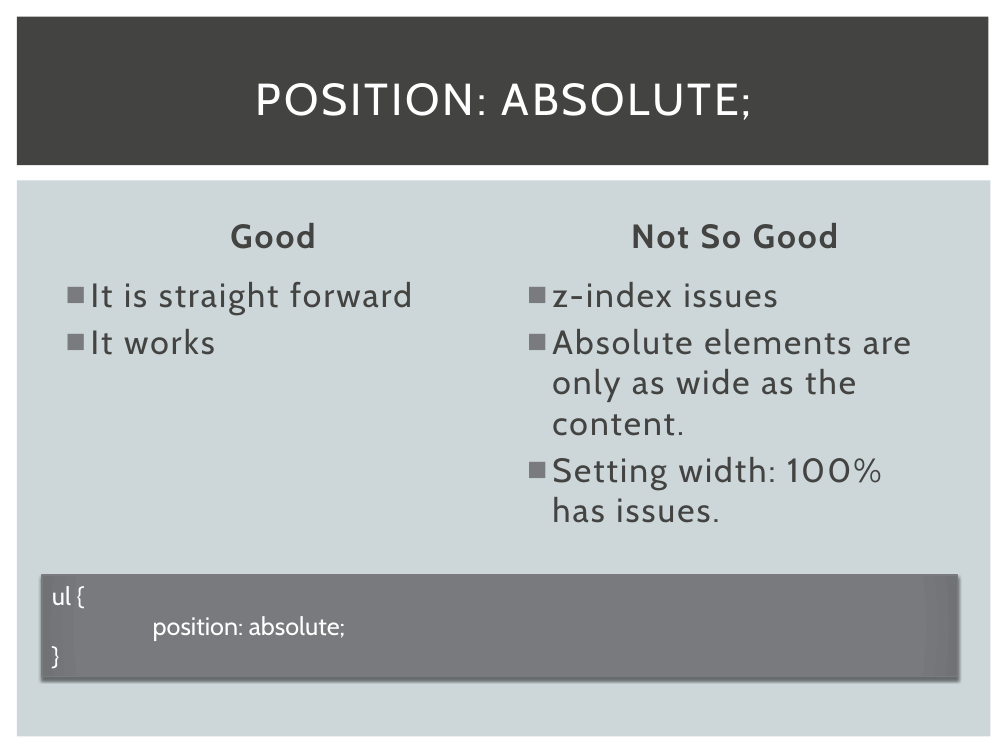
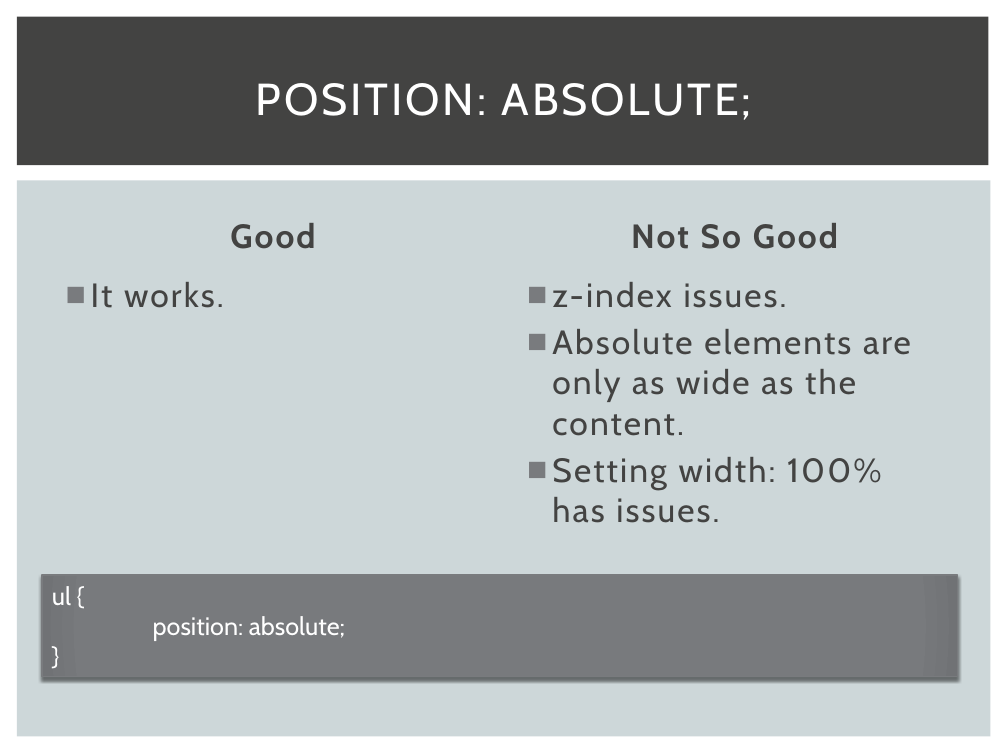
Before and after one commit to danhahn/app-talk, a slide deck: slide 12 of tech-talk.pptx. Drawn at 1008x756 pixels with LibreOffice and Linux fonts; fonts in the diff are those of the drawing. Boxes give left, top, right and bottom in pixels: in the first picture for what was removed or moved away, otherwise in the second. Text is boxed around its words. In the diff, an @@ line names an element or a change of style, - is before the commit and + after.

```diff
--- a/tech-talk.pptx
+++ b/tech-talk.pptx
@@ text at <box>91,282,224,308</box>: text changed @@
-■ It is straight forward
-■ It works
+■ It works.
@@ text at <box>552,282,787,308</box>: text changed @@
-■ z-index issues
+■ z-index issues.
```
Also in this commit, not shown: 14 other slides changed.
